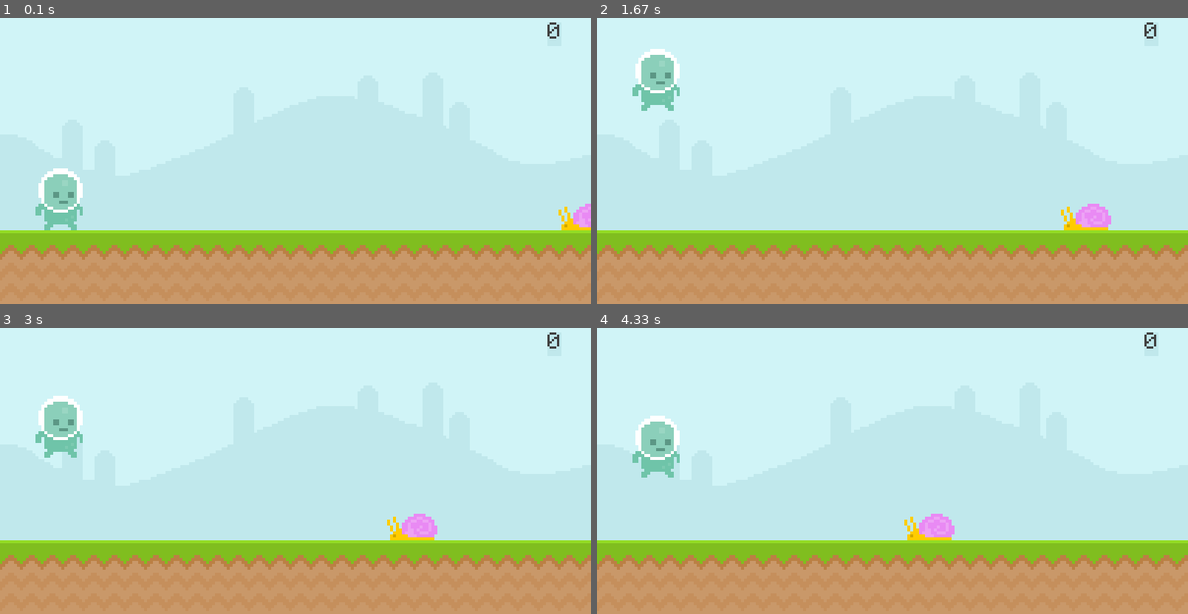
Above: before the commit, frames 1-4 (two rows, left to right).
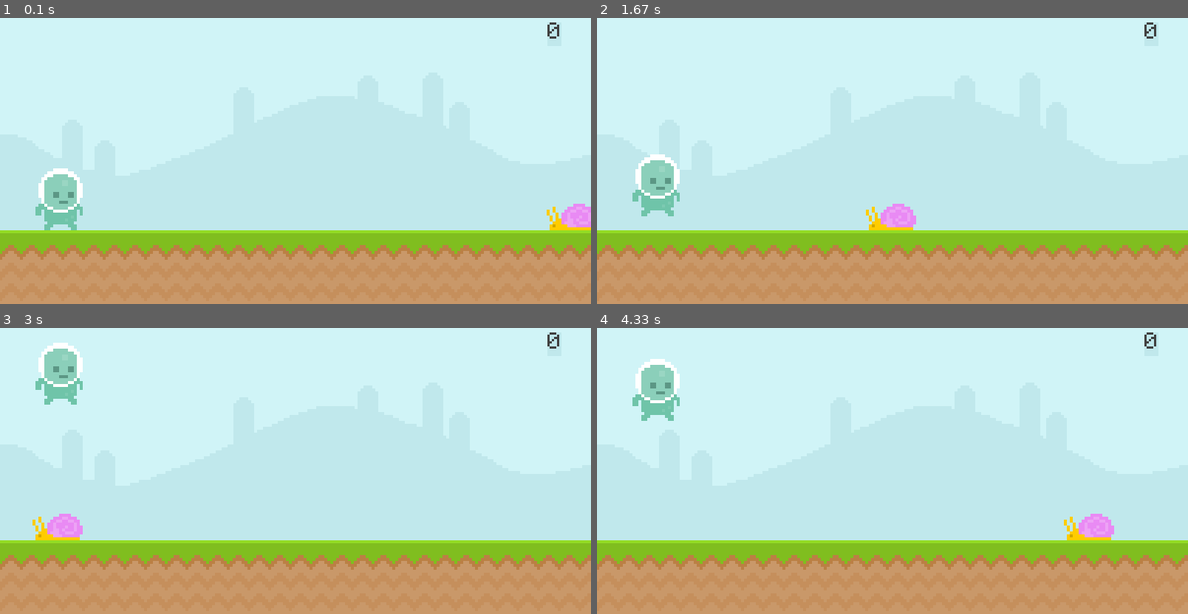
Above: after the commit, the same moments.

Repository: Sergei1607/Jumping-Man-Game-
Game: pygame game, started from FirstGame.py
Two runs of this game, one before a commit and one after it. Both use one fixed random seed, a clock stepped at 60 frames per second and the inputs below.
Inputs (mouse positions are in pixels of both pictures, inside the frame that each line leads up to):
- Up to frame 1 (0.1 s): no input
- Up to frame 2 (1.67 s): tap Space at 0.33, 0.73, 1.03, 1.57 s
- Up to frame 3 (3 s): tap Space at 1.87 s; click (59, 508) at 2.62 s
- Up to frame 4 (4.33 s): tap Space at 3.3, 3.6, 4.13 s

The runs differ from the first frame. In frame 1, 0.4% of the frame differs, in the area x 92-100%, y 64-75%; in frame 2, 3.7%, in the area x 6-87%, y 10-75%; in frame 3, 3.7%; in frame 4, 3.7%.

Commit message:
Second Commit

Diff:
--- a/FirstGame.py
+++ b/FirstGame.py
@@ -117,7 +117,7 @@
 
     # increasing the gravity
     player_gravity += 1
-    print(player_rect.y)
+
 
     #applying gravity to the player
 
@@ -152,8 +152,8 @@
     # .colliderect will return a true if there is a collision
     # between surfaces
 
-    # if player_rect.colliderect(snail_rect):
-    #     print("Collision")
+    if player_rect.colliderect(snail_rect):
+        print("Collision")
 
     # adding colision with the mouse
     # .collidepoint
@@ -192,4 +192,4 @@
 
     # here we are saying that the while lop should not run more than 60 times
     # per second
-    clock.tick(20)
+    clock.tick(60)
--- /dev/null
+++ b/FirstGameClean.py
@@ -0,0 +1,208 @@
+# -*- coding: utf-8 -*-
+"""
+Created on Thu Nov 17 14:17:06 2022
+
+@author: Sergei
+"""
+
+# =============================================================================
+# Packages
+# =============================================================================
+
+import pygame
+from sys import exit
+
+# =============================================================================
+# Must have
+# =============================================================================
+
+# iniciate pygame
+
+pygame.init()
+
+# Window for the game
+
+screen = pygame.display.set_mode((800,400))
+
+# Name of the window
+
+pygame.display.set_caption("Runner")
+
+# clock object for controling the frame rate
+
+clock = pygame.time.Clock()
+
+# =============================================================================
+# Fonts for text
+# =============================================================================
+
+test_font = pygame.font.Font("font/Pixeltype.ttf", 50)
+
+# =============================================================================
+# Surfaces
+# =============================================================================
+
+# sky
+
+sky_surface = pygame.image.load("graphics/Sky.png").convert()
+
+# groud
+
+ground_surface = pygame.image.load("graphics/ground.png").convert()
+
+# text
+
+score_surface = test_font.render("0", False, (64,64,64))
+score_rect = score_surface.get_rect(midbottom= (750,50))
+
+# snail
+
+snail_surface = pygame.image.load("graphics/snail/snail1.png").convert_alpha()
+snail_rect = snail_surface.get_rect(midbottom= (800, 300))
+
+# player
+
+player_surface = pygame.image.load("graphics/Player/player_walk_1.png").convert_alpha()
+player_rect = player_surface.get_rect(midbottom= (80, 300))
+
+#creating this variable to be able to animate de snail
+
+# =============================================================================
+# Variables for animation
+# =============================================================================
+
+# animating the snail
+
+snail_x_pos = 800
+
+# gravity
+
+player_gravity = 0
+
+
+# =============================================================================
+# ############################### Run the game ###############################
+# =============================================================================
+
+while True:
+    # event to close the window
+    for event in pygame.event.get():
+        if event.type == pygame.QUIT:
+            pygame.quit()
+            exit()
+
+     # implementing a jump with the mouse
+
+        if event.type == pygame.MOUSEBUTTONDOWN:
+            # jumping when we click the player
+            if player_rect.collidepoint(event.pos) and player_rect.bottom >= 300:
+                 player_gravity = - 20
+
+     # implementing a jump with space bar
+
+        if event.type == pygame.KEYDOWN:
+            if event.key == pygame.K_SPACE and player_rect.bottom >= 300:
+                    player_gravity = - 20
+
+
+
+# =============================================================================
+# Displaying surfaces
+# =============================================================================
+
+# sky
+
+    screen.blit(sky_surface ,(0,0))
+
+# ground
+
+    screen.blit(ground_surface ,(0,300))
+
+# snail
+
+    screen.blit(snail_surface, (snail_rect))
+    # displaying the snail and animate it.
+
+# player
+
+    screen.blit(player_surface,(player_rect))
+
+# =============================================================================
+# Drawings and text
+# =============================================================================
+
+# adding a rectagle with color around the text
+
+    pygame.draw.rect(screen, "#c0e9ec", score_rect)
+    pygame.draw.rect(screen, "#c0e9ec", score_rect, 10,20)
+
+    #text
+
+    screen.blit(score_surface,(score_rect))
+
+
+# =============================================================================
+# Animations
+# =============================================================================
+
+
+########### Player #########
+
+
+# increasing the gravity
+
+    player_gravity += 1
+
+
+# applying gravity to the player
+
+    player_rect.y += player_gravity
+
+# creating a floor
+
+    if player_rect.bottom >=300:
+        player_rect.bottom = 300
+
+
+########### Snail #########
+
+# animating the snail
+
+    if snail_rect.left >= -100:
+        snail_rect.left -= 4
+    else:
+        snail_rect.left = 800
+
+
+# =============================================================================
+# Collisions
+# =============================================================================
+
+# collision between snail and player
+
+    if player_rect.colliderect(snail_rect):
+        print("Collision")
+
+# collision between player and mouse
+
+    # getting the mouse position
+
+    mouse_position = pygame.mouse.get_pos()
+
+    # using the position to detect colition between player and mouse
+
+    if player_rect.collidepoint((mouse_position)):
+        print("Collision")
+
+
+# =============================================================================
+#Technical Stuff
+# =============================================================================
+
+    # update the game
+
+    pygame.display.update()
+
+    # setting the frames
+
+    clock.tick(60)
